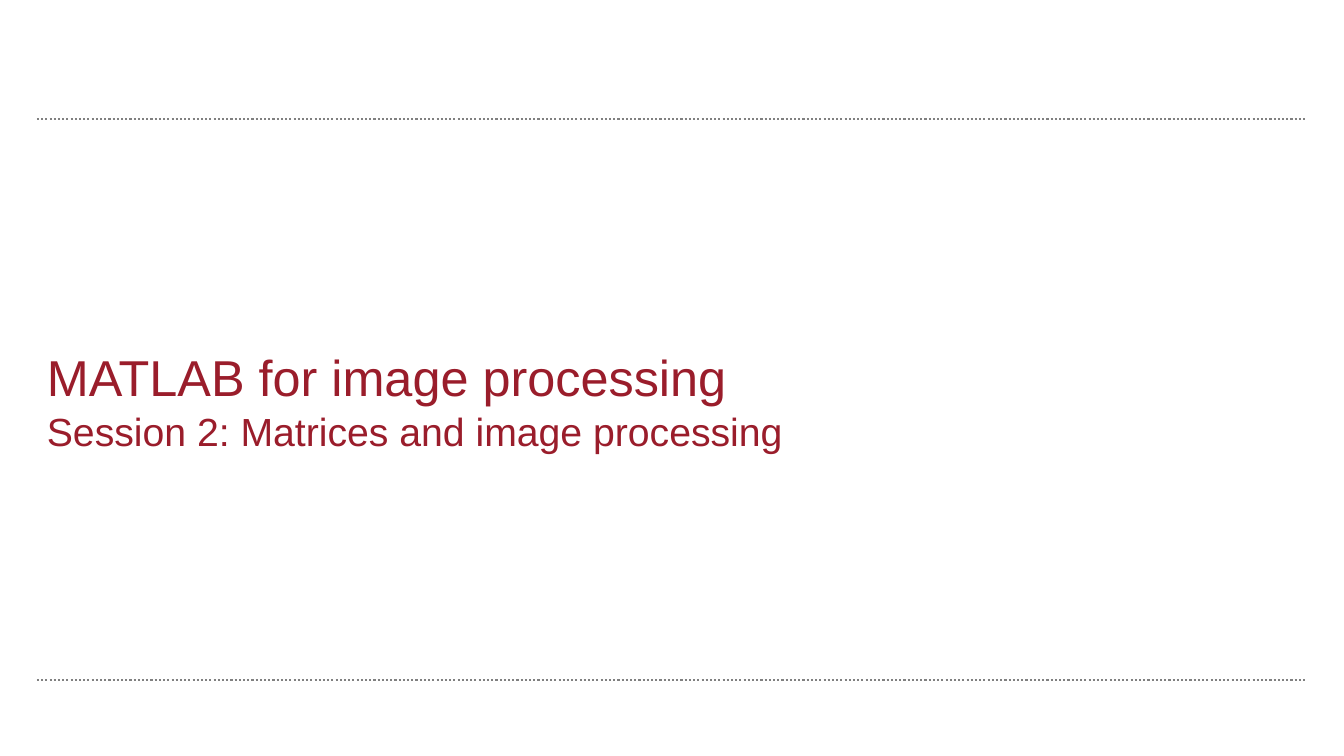
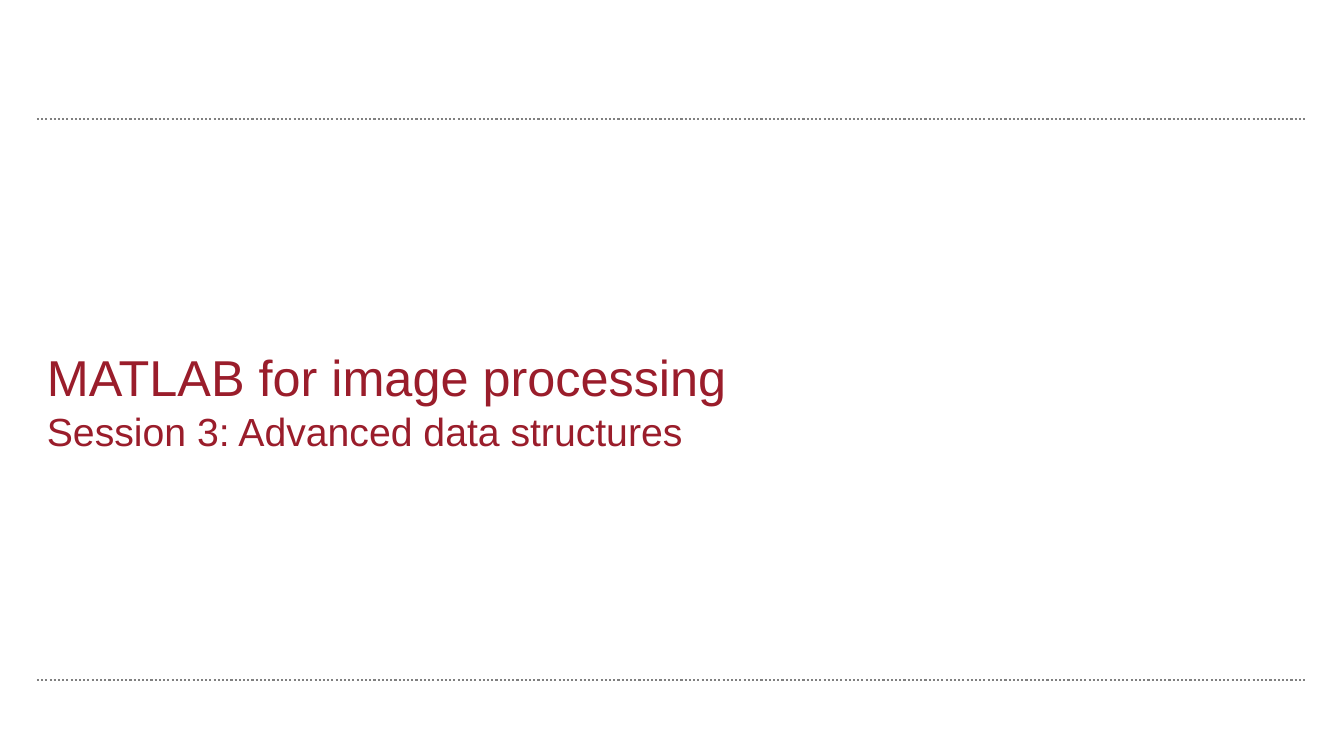
Before and after one commit to wbif-bristol/MATLAB-course, a slide deck: slide 1 of Session 3 - Advanced data structures/MATLAB Session 3.pptx. Drawn at 1344x756 pixels with LibreOffice and Linux fonts; fonts in the diff are those of the drawing; background and template pictures are left out. Boxes give left, top, right and bottom in pixels: in the first picture for what was removed or moved away, otherwise in the second. Text is boxed around its words. In the diff, an @@ line names an element or a change of style, - is before the commit and + after.

Commit message:
Added cell array description to Session 3
Still need to add about creating cell arrays.

```diff
--- a/Session 3 - Advanced data structures/MATLAB Session 3.pptx
+++ b/Session 3 - Advanced data structures/MATLAB Session 3.pptx
@@ title at (47, 359, 727, 447): text changed @@
-MATLAB for image processing
-Session 2: Matrices and image processing
+MATLAB for image processing
+Session 3: Advanced data structures
```
Also in this commit, not shown: 1 other slide changed, 7 slides added, 1 slide removed.
